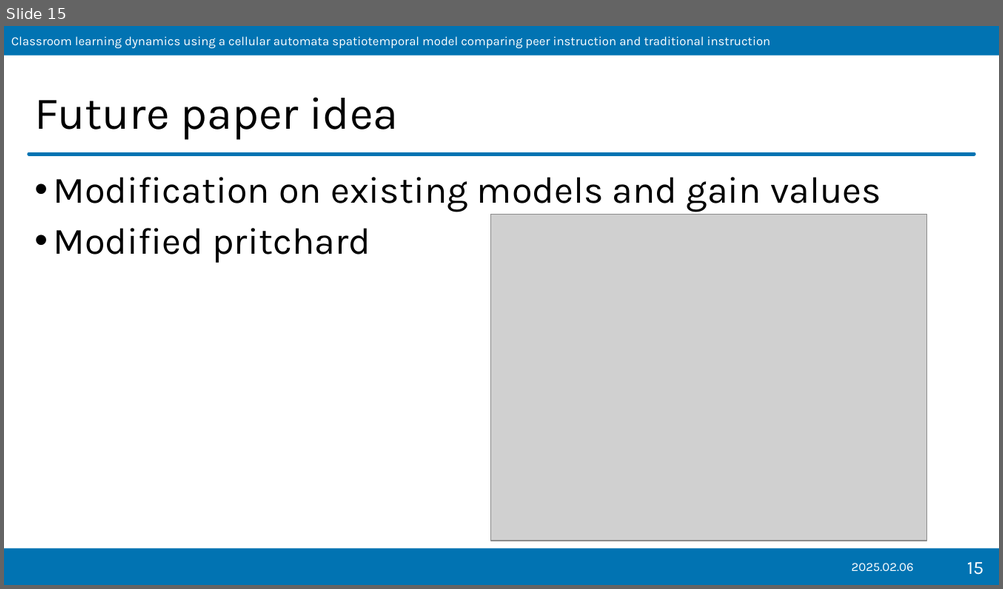
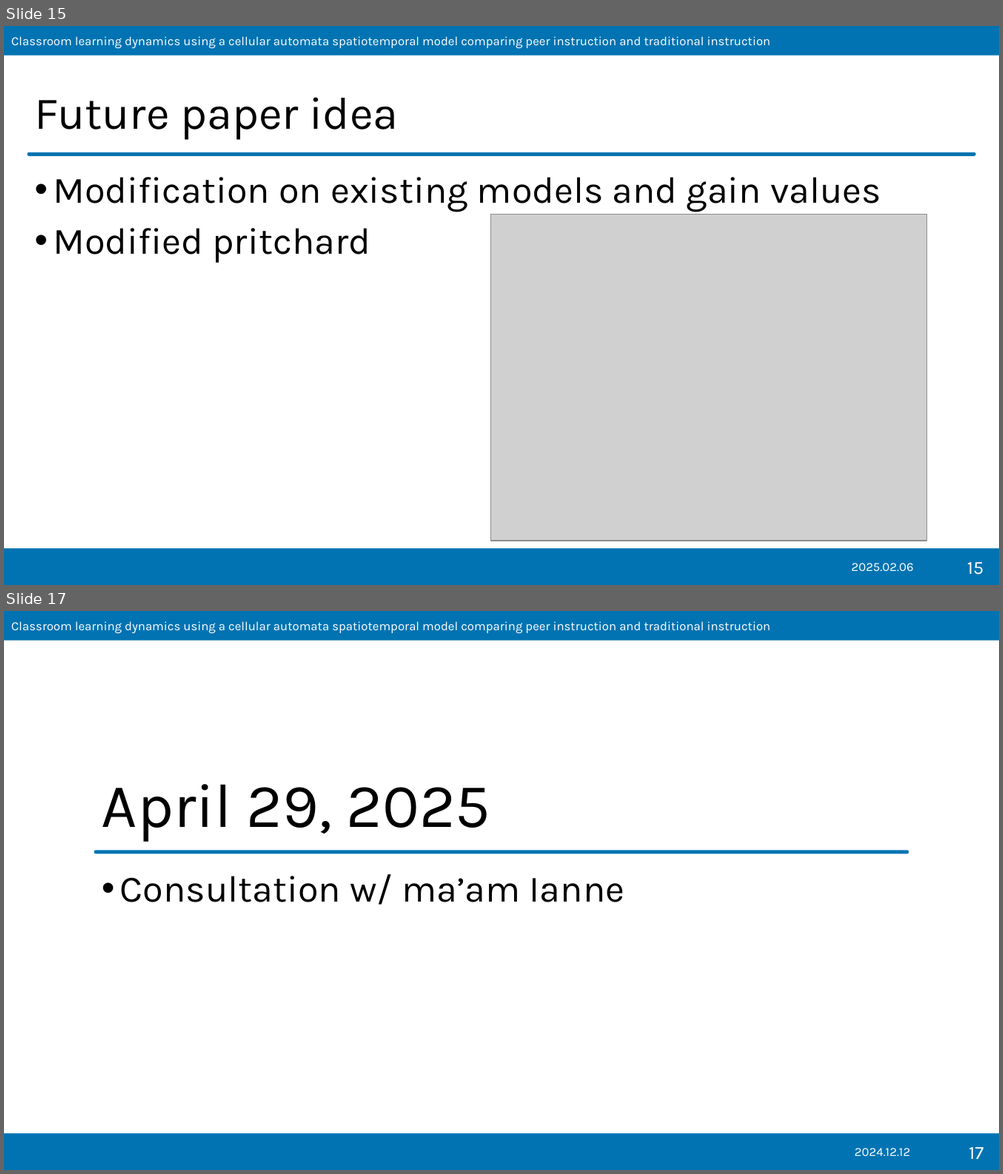
Before and after one commit to ioakimsy/BS-Thesis, a slide deck: documents/202425s2-RM-Slides-Sy.pptx. Shown one above the other, each under a label of ours: slide 15 before the commit, slides 15 and 17 after it; the slides between them are not shown. The pictures are 1003x589 and 1003x1174 pixels, drawn with LibreOffice and Linux fonts; fonts in the diff are those of the drawing; grey boxes stand for pictures; background and template pictures are left out. Boxes give left, top, right and bottom in pixels: in the first picture for what was removed or moved away, otherwise in the second. Text is boxed around its words. In the diff, an @@ line names an element or a change of style, - is before the commit and + after.

```diff
--- a/documents/202425s2-RM-Slides-Sy.pptx
+++ b/documents/202425s2-RM-Slides-Sy.pptx
@@ slide 17 added at (4,611,999,1170), background #FFFFFF; not listed: 2 template elements that a slide beside it also shows @@
@@ title added at (102,784,490,842), 60 pt, text #000000 @@
+April 29, 2025
@@ rounded rectangle added at (94,851,909,854), fill #0173B2 @@
@@ text added at (120,874,624,905), 36 pt, text #000000 @@
+• Consultation w/ ma’am Ianne
@@ text added at (854,1148,910,1156), 12 pt, text #FFFFFF @@
+2024.12.12
@@ page number added at (968,1147,983,1159), 18 pt, text #FFFFFF @@
+17
```
Also in this commit, not shown: 1 other slide added, 16 other files.
